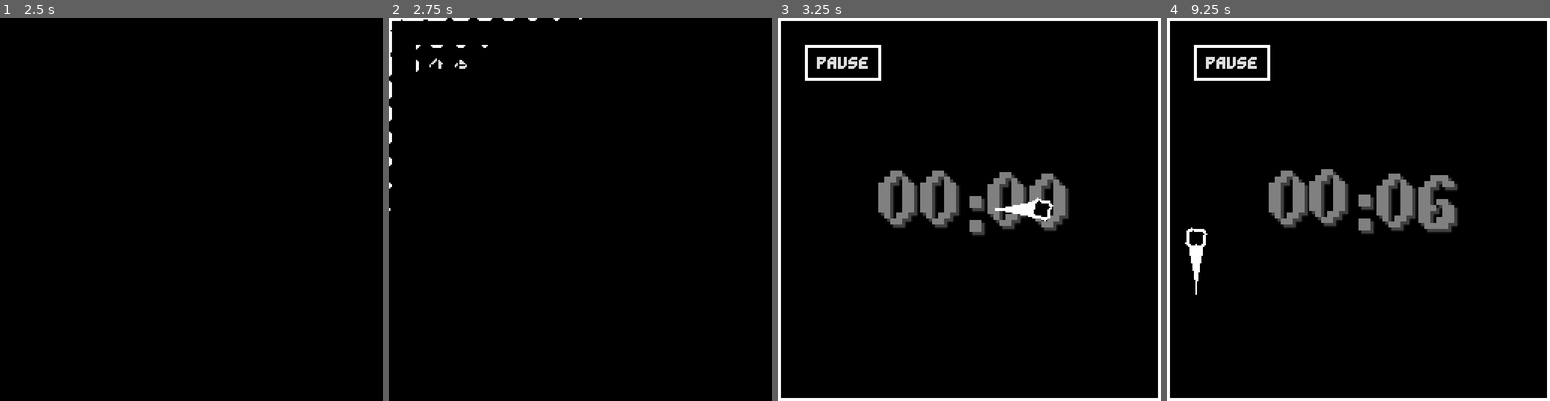
Above: before the commit, frames 1-4 (left to right).
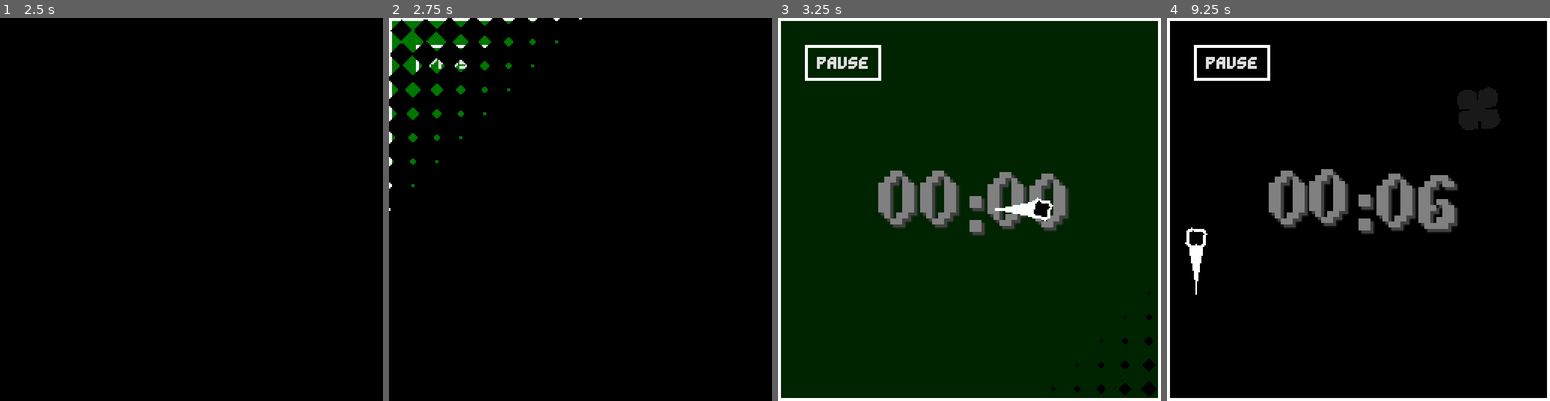
Above: after the commit, the same moments.

Repository: Ayabee527/mini-jam-155-wind
Game: Godot game, scene res://main_menu/main_menu.tscn
Same seed, same stepped clock (60 frames per second), same inputs: the game is played once before the commit and once after it.
Inputs (mouse positions are in pixels of both pictures, inside the frame that each line leads up to):
- Up to frame 1 (2.5 s): click "PLAY" at 0.5 s; click (275, 159) at 1.25 s; click "PLAY" at 2 s
- Up to frame 2 (2.75 s): no input
- Up to frame 3 (3.25 s): tap Enter at 2.75 s; move the mouse to (1053, 190) at 2.77 s; hold D (move_right) from 2.78 s (still down); tap Backspace at 2.85 s; click (1053, 190) at 2.92 s
- Up to frame 4 (9.25 s): release D (move_right) at 3.5 s; drag from (1281, 228) to (1542, 209) at 3.52 s; move the mouse to (1396, 125) at 4.27 s; hold D (move_right) 4.28-5 s; tap one key every 1.5 s from 4.35 s: F Z Delete Enter; drag from (1339, 286) to (1496, 209) at 5.02 s; move the mouse to (1473, 266) at 5.77 s; hold A (move_left) 5.78-6.5 s; drag from (1243, 152) to (1301, 113) at 6.52 s; move the mouse to (1377, 209) at 7.27 s; hold S (move_down) 7.28-8 s; click (1377, 209) at 7.42 s; drag from (1301, 113) to (1197, 389) at 8.02 s; move the mouse to (1442, 190) at 8.77 s; hold W (move_up) from 8.78 s (still down)

Frame 1 is identical in both runs. In frame 2, 1.5% of the frame differs, in the area x 0-45%, y 0-45%; in frame 3, 91%, in the area x 0-100%, y 0-100%; in frame 4, 1.0%.

Commit message:
bullet hell goal collection

Diff:
--- a/game/bullet_hell/bullethell.gd
+++ b/game/bullet_hell/bullethell.gd
@@ -1,10 +1,19 @@
 extends Node2D
 
+@export var collect_panel: Panel
+@export var death_bar: TextureProgressBar
 @export var timer_label: RichTextLabel
 
 var death_value: float = 0.0
 
 var time_alive: int = 0
+
+func collect_goal() -> void:
+	var tween = create_tween()
+	tween.set_ease(Tween.EASE_IN).set_trans(Tween.TRANS_CUBIC)
+	tween.tween_property(
+		collect_panel, "modulate:a", 0.0, 1.0
+	).from(1.0)
 
 func get_time_text() -> String:
 	var text: String = "00:00"
@@ -34,3 +43,7 @@
 func _on_survive_timer_timeout() -> void:
 	time_alive += 1
 	timer_label.text = "[center][shake rate=10 level=8][wave]" + get_time_text()
+
+
+func _on_bullet_hell_goal_collected() -> void:
+	collect_goal()
--- a/game/bullet_hell/bullethell.tscn
+++ b/game/bullet_hell/bullethell.tscn
@@ -9,6 +9,7 @@
 [ext_resource type="PackedScene" uid="uid://bvopkx5b76dd6" path="res://player/player.tscn" id="5_rso7v"]
 [ext_resource type="Script" path="res://endless/WindMomma.gd" id="6_doykb"]
 [ext_resource type="AudioStream" uid="uid://dw54f4giu733f" path="res://assets/music/eye-of-the-hurricane.ogg" id="7_65o8f"]
+[ext_resource type="PackedScene" uid="uid://dukoklh1ovyrc" path="res://bullet_hell/goal/bullet_hell_goal.tscn" id="7_an886"]
 [ext_resource type="Script" path="res://endless/pause_menu/pause_menu.gd" id="8_rci5j"]
 [ext_resource type="PackedScene" uid="uid://cmamu5udwoaqb" path="res://main_menu/options/options_menu.tscn" id="10_28kbx"]
 
@@ -21,6 +22,9 @@
 border_color = Color(1, 1, 1, 1)
 corner_detail = 1
 
+[sub_resource type="StyleBoxFlat" id="StyleBoxFlat_5p5k5"]
+bg_color = Color(0, 1, 0, 0.501961)
+
 [sub_resource type="StyleBoxFlat" id="StyleBoxFlat_s8j3p"]
 content_margin_left = 8.0
 content_margin_top = 8.0
@@ -143,8 +147,10 @@
 border_width_bottom = 2
 border_color = Color(1, 1, 1, 1)
 
-[node name="BulletHell" type="Node2D" node_paths=PackedStringArray("timer_label")]
+[node name="BulletHell" type="Node2D" node_paths=PackedStringArray("collect_panel", "death_bar", "timer_label")]
 script = ExtResource("1_n4gij")
+collect_panel = NodePath("BGColor/CollectPanel")
+death_bar = NodePath("BGColor/DeathBar")
 timer_label = NodePath("BGColor/MarginContainer/CenterContainer/VBoxContainer/Time")
 
 [node name="SurviveTimer" type="Timer" parent="."]
@@ -165,6 +171,11 @@
 nine_patch_stretch = true
 texture_progress = ExtResource("2_5nrrn")
 tint_progress = Color(1, 0, 0, 0.501961)
+
+[node name="CollectPanel" type="Panel" parent="BGColor"]
+modulate = Color(1, 1, 1, 0)
+layout_mode = 2
+theme_override_styles/panel = SubResource("StyleBoxFlat_5p5k5")
 
 [node name="MarginContainer" type="MarginContainer" parent="BGColor"]
 layout_mode = 2
@@ -290,6 +301,9 @@
 
 [node name="CollisionShape2D" type="CollisionShape2D" parent="WallDown"]
 shape = SubResource("WorldBoundaryShape2D_7p3yd")
+
+[node name="BulletHellGoal" parent="." instance=ExtResource("7_an886")]
+position = Vector2(128, 128)
 
 [node name="Player" parent="." instance=ExtResource("5_rso7v")]
 position = Vector2(128, 128)
@@ -397,6 +411,7 @@
 
 [connection signal="timeout" from="SurviveTimer" to="." method="_on_survive_timer_timeout"]
 [connection signal="pressed" from="BGColor/MarginContainer/Pause" to="UI/PauseMenu" method="_on_pause_pressed"]
+[connection signal="collected" from="BulletHellGoal" to="." method="_on_bullet_hell_goal_collected"]
 [connection signal="pressed" from="UI/PauseMenu/CenterContainer/VBoxContainer/HBoxContainer/Resume" to="UI/PauseMenu" method="_on_resume_pressed"]
 [connection signal="pressed" from="UI/PauseMenu/CenterContainer/VBoxContainer/HBoxContainer/Menu" to="UI/PauseMenu" method="_on_menu_pressed"]
 [connection signal="pressed" from="UI/PauseMenu/CenterContainer/VBoxContainer/HBoxContainer2/Options" to="UI/PauseMenu" method="_on_options_pressed"]
--- /dev/null
+++ b/game/bullet_hell/goal/bullet_hell_goal.gd
@@ -0,0 +1,45 @@
+extends RigidBody2D
+
+signal collected()
+
+@export var stun_time: float = 15.0
+
+@export_group("Inner Dependencies")
+@export var shape: Polygon2D
+@export var ring: GPUParticles2D
+@export var player_zone_collision: CollisionShape2D
+
+@export var collect_sound: AudioStreamPlayer
+@export var ready_sound: AudioStreamPlayer
+
+func collect() -> void:
+	player_zone_collision.set_deferred("disabled", true)
+	ring.emitting = false
+	shape.color = Color.WHITE
+	modulate.a = 0.0
+
+	collect_sound.play()
+	collected.emit()
+
+	var tween = create_tween()
+	tween.set_ease(Tween.EASE_IN_OUT).set_trans(Tween.TRANS_CUBIC)
+	tween.set_parallel()
+	#tween.tween_property(
+		#shape, "color", Color.GREEN, stun_time
+	#)
+	tween.tween_property(
+		self, "modulate:a", 0.25, stun_time
+	)
+	await tween.finished
+	ready_sound.play()
+	modulate.a = 1.0
+	shape.color = Color.GREEN
+	ring.emitting = true
+	player_zone_collision.set_deferred("disabled", false)
+
+func _on_player_zone_body_entered(body: Node2D) -> void:
+	if body is Player:
+		collect()
+		apply_central_impulse(
+			Vector2.from_angle(TAU * randf()) * randf_range(250, 750)
+		)
--- /dev/null
+++ b/game/bullet_hell/goal/bullet_hell_goal.tscn
@@ -0,0 +1,92 @@
+[gd_scene load_steps=13 format=3 uid="uid://dukoklh1ovyrc"]
+
+[ext_resource type="Script" path="res://bullet_hell/goal/bullet_hell_goal.gd" id="1_6swtt"]
+[ext_resource type="Texture2D" uid="uid://dmmadcrn8ay1x" path="res://assets/textures/circle-filled.png" id="1_tv4ga"]
+[ext_resource type="AudioStream" uid="uid://bu3x6qlggbhka" path="res://assets/sounds/wewewewe.wav" id="3_b4x47"]
+[ext_resource type="AudioStream" uid="uid://d0i67nhh1aq0o" path="res://assets/sounds/3up.wav" id="4_qq36h"]
+
+[sub_resource type="PhysicsMaterial" id="PhysicsMaterial_hkmxs"]
+rough = true
+bounce = 1.0
+
+[sub_resource type="Curve" id="Curve_1o00w"]
+_data = [Vector2(0, 1), 0.0, 0.0, 0, 0, Vector2(1, 0), 0.0, 0.0, 0, 0]
+point_count = 2
+
+[sub_resource type="CurveTexture" id="CurveTexture_wr4b0"]
+curve = SubResource("Curve_1o00w")
+
+[sub_resource type="ParticleProcessMaterial" id="ParticleProcessMaterial_c0kus"]
+particle_flag_disable_z = true
+emission_shape = 6
+emission_ring_axis = Vector3(0, 0, 1)
+emission_ring_height = 22.0
+emission_ring_radius = 22.0
+emission_ring_inner_radius = 20.0
+gravity = Vector3(0, 0, 0)
+scale_min = 0.05
+scale_max = 0.1
+scale_curve = SubResource("CurveTexture_wr4b0")
+color = Color(0, 1, 0, 1)
+
+[sub_resource type="RectangleShape2D" id="RectangleShape2D_nk0qm"]
+size = Vector2(28, 28)
+
+[sub_resource type="CircleShape2D" id="CircleShape2D_0unou"]
+radius = 23.0
+
+[sub_resource type="AudioStreamRandomizer" id="AudioStreamRandomizer_wmi7r"]
+random_pitch = 1.15
+random_volume_offset_db = 5.0
+streams_count = 1
+stream_0/stream = ExtResource("3_b4x47")
+stream_0/weight = 1.0
+
+[sub_resource type="AudioStreamRandomizer" id="AudioStreamRandomizer_k1ngn"]
+random_pitch = 1.15
+streams_count = 1
+stream_0/stream = ExtResource("4_qq36h")
+stream_0/weight = 1.0
+
+[node name="BulletHellGoal" type="RigidBody2D" node_paths=PackedStringArray("shape", "ring", "player_zone_collision", "collect_sound", "ready_sound")]
+collision_layer = 16
+physics_material_override = SubResource("PhysicsMaterial_hkmxs")
+gravity_scale = 0.0
+max_contacts_reported = 4
+contact_monitor = true
+constant_torque = 200.0
+script = ExtResource("1_6swtt")
+shape = NodePath("Shape")
+ring = NodePath("Ring")
+player_zone_collision = NodePath("PlayerZone/CollisionShape2D")
+collect_sound = NodePath("Collect")
+ready_sound = NodePath("Ready")
+
+[node name="Ring" type="GPUParticles2D" parent="."]
+amount = 250
+process_material = SubResource("ParticleProcessMaterial_c0kus")
+texture = ExtResource("1_tv4ga")
+
+[node name="Shape" type="Polygon2D" parent="."]
+color = Color(0, 1, 0, 1)
+polygon = PackedVector2Array(-14, -8, -12, -12, -8, -14, -1, -12, 0, -4, 1, -12, 8, -14, 12, -12, 14, -8, 12, -1, 4, 0, 12, 1, 14, 8, 12, 12, 8, 14, 1, 13, 0, 4, -1, 13, -8, 14, -12, 12, -14, 8, -13, 1, -4, 0, -13, -1)
+
+[node name="CollisionShape2D" type="CollisionShape2D" parent="."]
+shape = SubResource("RectangleShape2D_nk0qm")
+
+[node name="PlayerZone" type="Area2D" parent="."]
+collision_layer = 8
+collision_mask = 2
+
+[node name="CollisionShape2D" type="CollisionShape2D" parent="PlayerZone"]
+shape = SubResource("CircleShape2D_0unou")
+
+[node name="Collect" type="AudioStreamPlayer" parent="."]
+stream = SubResource("AudioStreamRandomizer_wmi7r")
+bus = &"sfx"
+
+[node name="Ready" type="AudioStreamPlayer" parent="."]
+stream = SubResource("AudioStreamRandomizer_k1ngn")
+bus = &"sfx"
+
+[connection signal="body_entered" from="PlayerZone" to="." method="_on_player_zone_body_entered"]
--- a/game/components/trail/trail.tscn
+++ b/game/components/trail/trail.tscn
@@ -6,14 +6,9 @@
 _data = [Vector2(0, 0), 0.0, 0.0, 0, 0, Vector2(1, 1), 0.0, 0.0, 0, 0]
 point_count = 2
 
-[sub_resource type="Gradient" id="Gradient_afclg"]
-offsets = PackedFloat32Array(0, 0.533333, 1)
-colors = PackedColorArray(1, 1, 1, 0, 1, 1, 1, 0.533333, 1, 1, 1, 1)
-
 [node name="Trail" type="Line2D"]
 width = 2.0
 width_curve = SubResource("Curve_xthph")
-gradient = SubResource("Gradient_afclg")
 joint_mode = 2
 begin_cap_mode = 2
 end_cap_mode = 2
Not shown, added: game/assets/sounds/3up.wav.import
Not shown, added: game/assets/sounds/wewewewe.wav.import
Not shown: 1 places in game/bullet_hell/bullethell.tscn that only renumber resources
Not shown: 1 places in game/components/trail/trail.tscn that only renumber resources
Not shown, added: game/assets/sounds/3up.wav
Not shown, added: game/assets/sounds/wewewewe.wav
